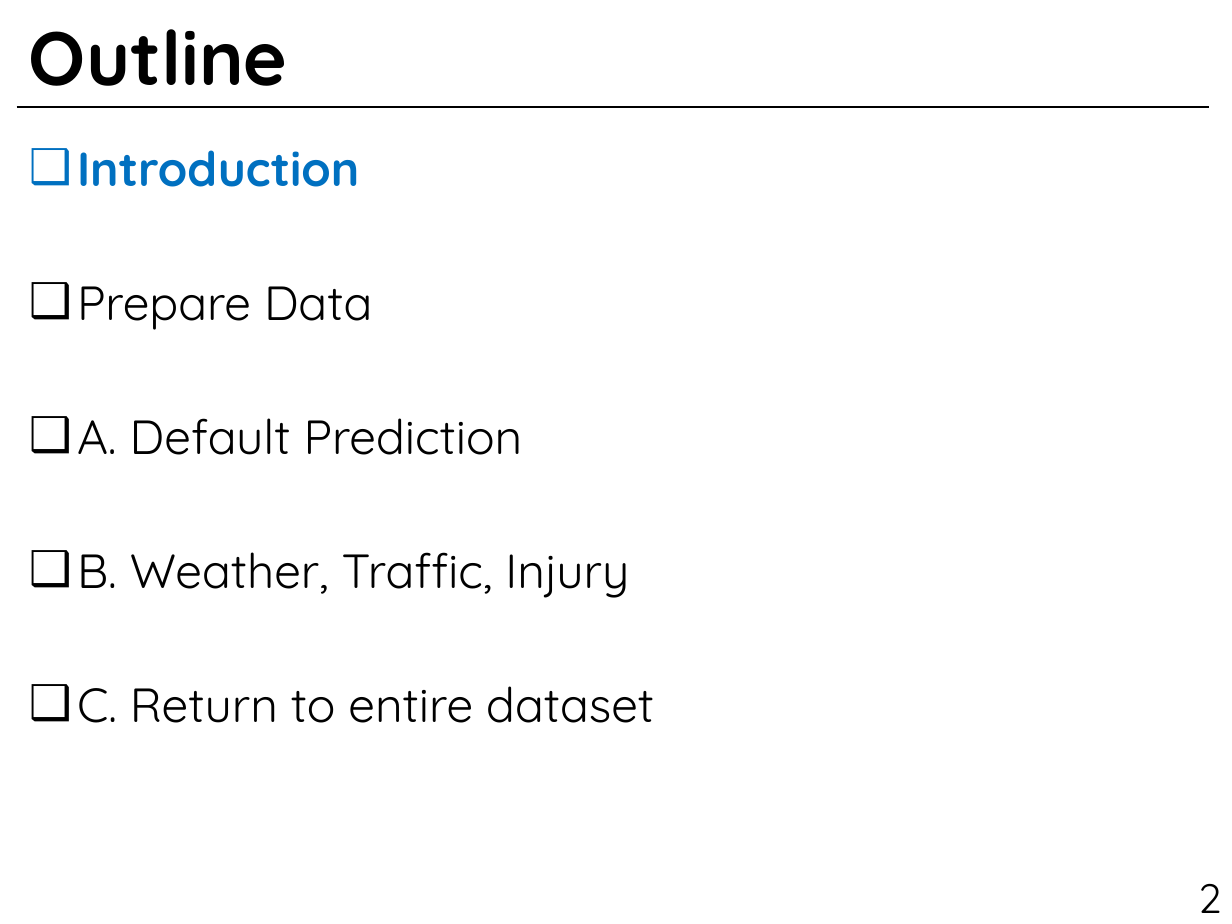
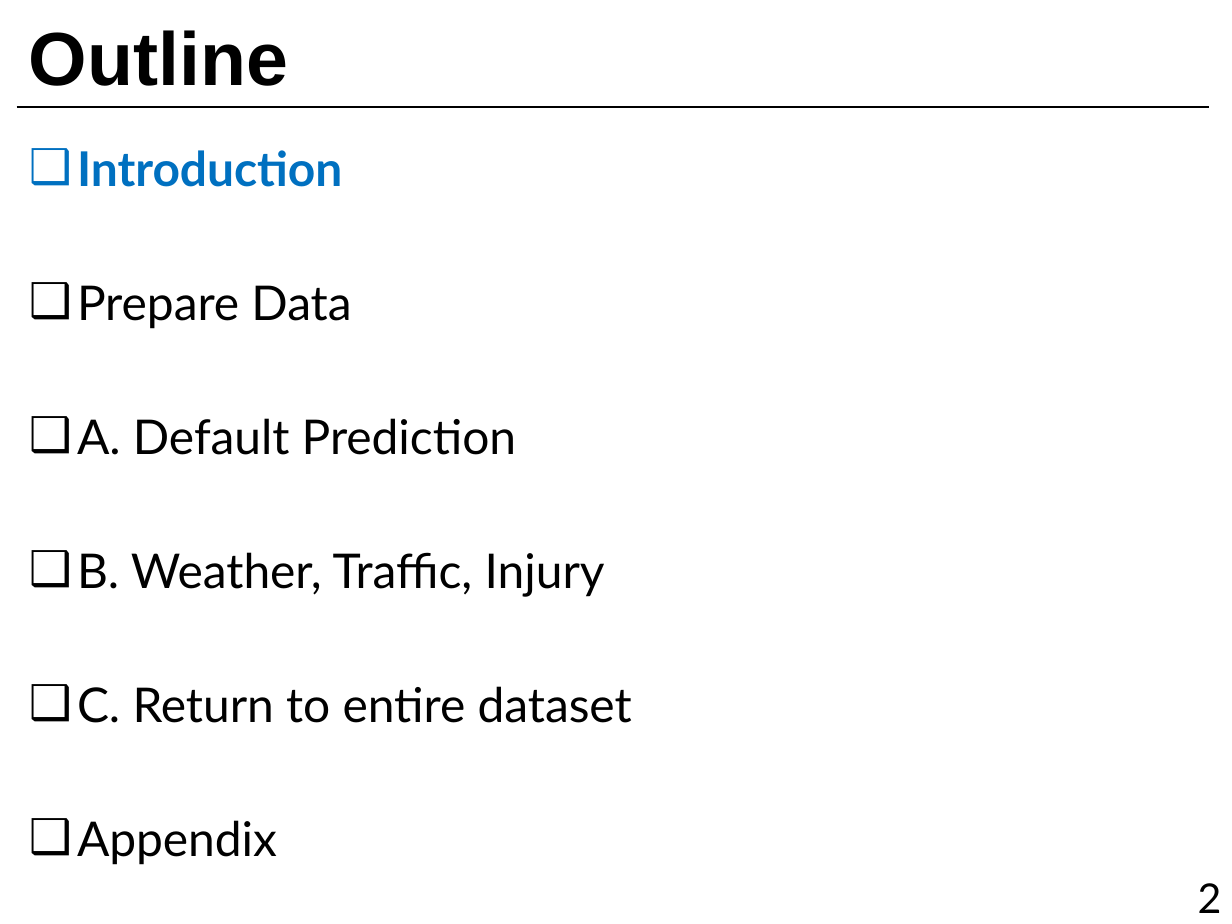
Before and after one commit to sunukkim98/DataAnalysis, a slide deck: slide 2 of mid_term_project/data_analysis_midterm_project_slide.pptx. Drawn at 1232x924 pixels with LibreOffice and Linux fonts; fonts in the diff are those of the drawing. Boxes give left, top, right and bottom in pixels: in the first picture for what was removed or moved away, otherwise in the second. Text is boxed around its words. In the diff, an @@ line names an element or a change of style, - is before the commit and + after.

```diff
--- a/mid_term_project/data_analysis_midterm_project_slide.pptx
+++ b/mid_term_project/data_analysis_midterm_project_slide.pptx
@@ title "Outline" at (x1=29, y1=30, x2=288, y2=86): font Quicksand to Arial @@
@@ text at (x1=77, y1=150, x2=632, y2=723): font Quicksand to Lato @@
@@ text at (x1=77, y1=820, x2=277, y2=865): paragraph added @@
+❑ Appendix
@@ page number at (x1=1198, y1=883, x2=1222, y2=913): font Quicksand to Lato @@
```
Also in this commit, not shown: 27 other slides changed, 4 slides added.
